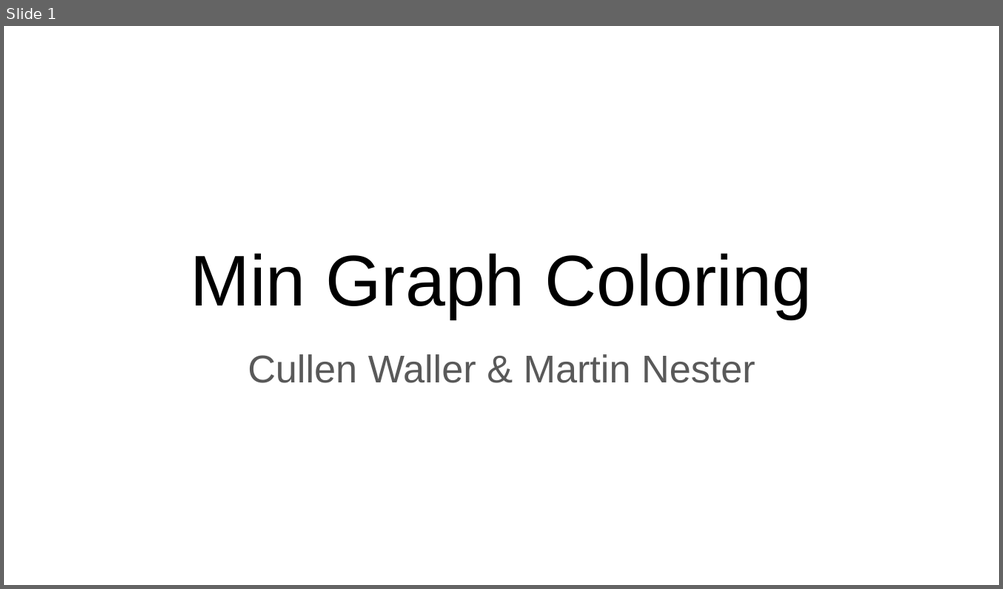
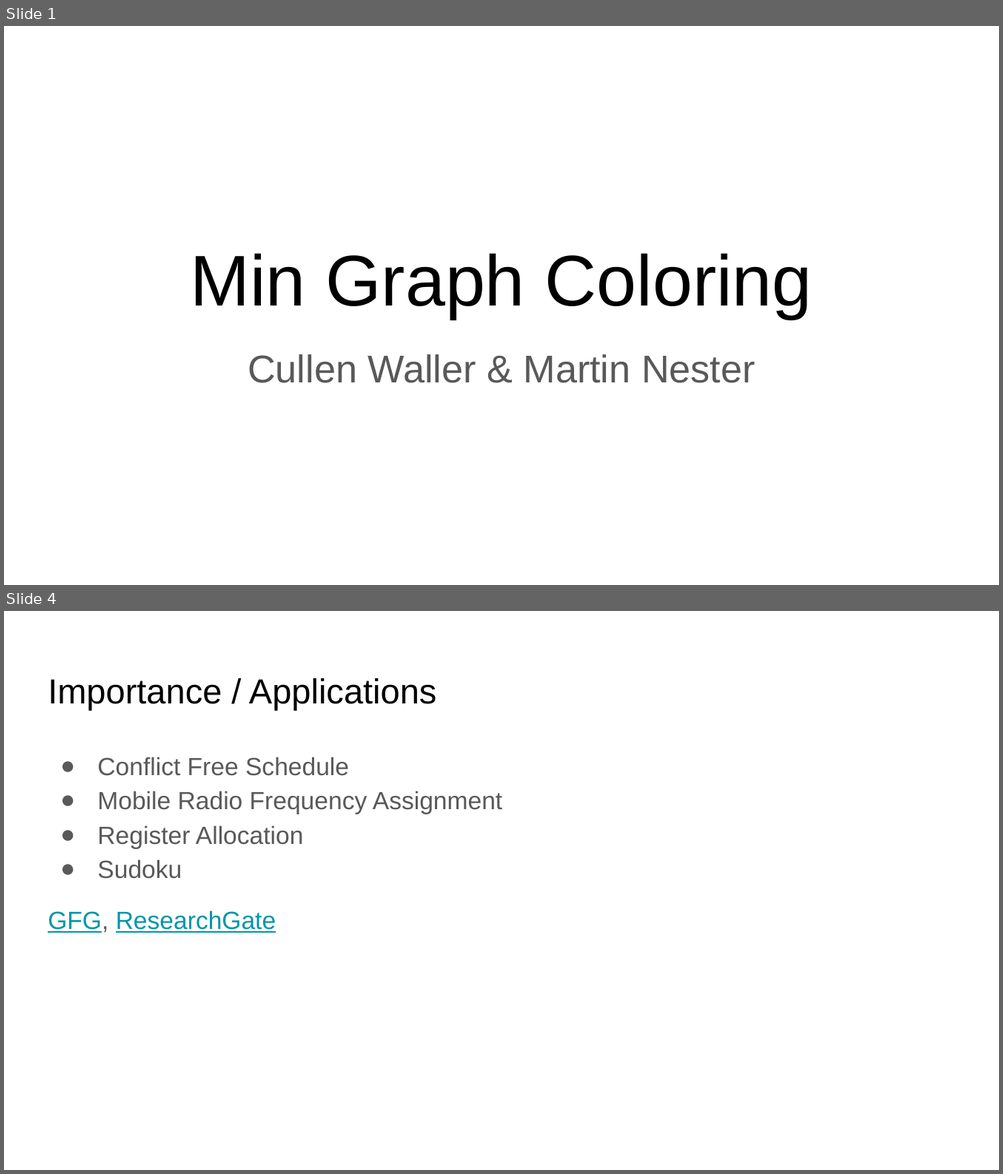
Before and after one commit to wallercullen/NP-complete-project, a slide deck: presentations/problem_presentation.pptx. Shown one above the other, each under a label of ours: slide 1 before the commit, slides 1 and 4 after it; the slides between them are not shown. The pictures are 1003x589 and 1003x1174 pixels, drawn with LibreOffice and Linux fonts; fonts in the diff are those of the drawing. Boxes give left, top, right and bottom in pixels: in the first picture for what was removed or moved away, otherwise in the second. Text is boxed around its words. In the diff, an @@ line names an element or a change of style, - is before the commit and + after.

```diff
--- a/presentations/problem_presentation.pptx
+++ b/presentations/problem_presentation.pptx
@@ slide 4 added at (4,611,999,1170), background #FFFFFF @@
@@ title added at (48,678,436,710), 25.2 pt, text #000000 @@
+Importance / Applications
@@ text added at (48,757,502,933), 18 pt, text #595959 @@
+● Conflict Free Schedule
+● Mobile Radio Frequency Assignment
+● Register Allocation
+● Sudoku
+GFG, ResearchGate
```
Also in this commit, not shown: 2 slides changed, 9 other slides added, 2 slides removed.
